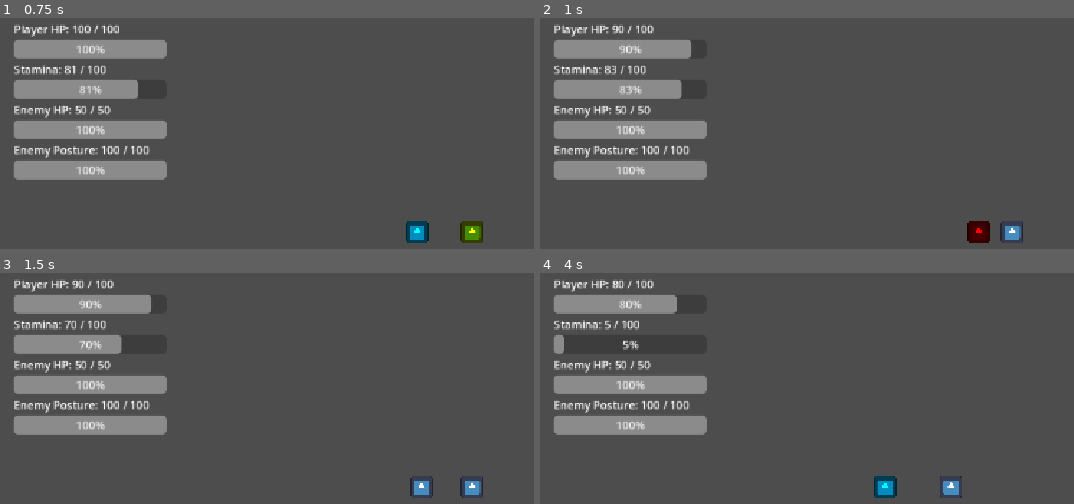
Above: before the commit, frames 1-4 (two rows, left to right).
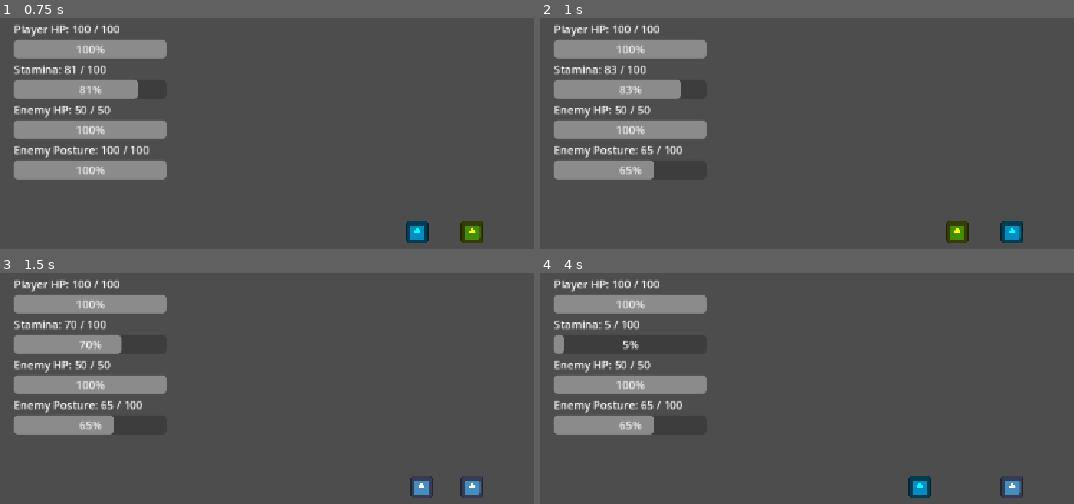
Above: after the commit, the same moments.

Repository: shanwinder/lastblade
Game: Godot game, scene res://scenes/main/Main.tscn
The game is run twice, just before and just after one commit, with the same random seed, the same clock (stepped at 60 frames per second) and the same inputs. The engine's default icon, where the game draws it, is replaced by a stand-in: a white triangle on a blue panel in a dark square.
Inputs:
- Up to frame 1 (0.75 s): hold Right (ui_right) from 0.53 s (still down); tap L (parry) at 0.6 s
- Up to frame 2 (1 s): keep holding Right (ui_right)
- Up to frame 3 (1.5 s): release Right (ui_right) at 1.28 s; hold Left (ui_left) from 1.28 s (still down); tap J (attack) at 1.35 s
- Up to frame 4 (4 s): tap L (parry) at 1.55, 2.3, 2.85, 3.8 s; release Left (ui_left) at 2.03 s; hold Right (ui_right) 2.03-3.53 s; tap K (dash) at 2.1 s; hold Left (ui_left) from 3.53 s (still down); hold R from 3.53 s (still down)

Frame 1 is identical in both runs. In frame 2, 2.8% of the frame differs, in the area x 13-91%, y 2-98%; in frame 3, 1.6%; in frame 4, 3.0%.

Commit message:
Update player.gd

Diff:
--- a/last-blade-trial/player.gd
+++ b/last-blade-trial/player.gd
@@ -44,11 +44,13 @@
 @export var parry_stamina_cost: float = 20.0
 
 # ระยะเวลาที่ Parry มีผลจริง
-# ถ้าศัตรูโจมตีเข้ามาในช่วงนี้ จะ Parry สำเร็จ
-@export var parry_active_time: float = 0.22
+# ค่านี้คือ "หน้าต่างสำเร็จ" ของ Parry
+# ตอนทดสอบตั้งให้กว้างหน่อย เพื่อจับจังหวะง่าย
+@export var parry_active_time: float = 0.45
 
 # เวลาหน่วงหลัง Parry ก่อนจะทำ action อื่นได้
-@export var parry_recovery_time: float = 0.25
+# เพิ่มนิดหน่อยเพื่อให้ Parry ยังมีจังหวะ ไม่รัวเกินไป
+@export var parry_recovery_time: float = 0.1
 
 # ระยะเวลาที่ Hitbox ของดาบเปิดตอนโจมตี
 @export var attack_active_time: float = 0.18
